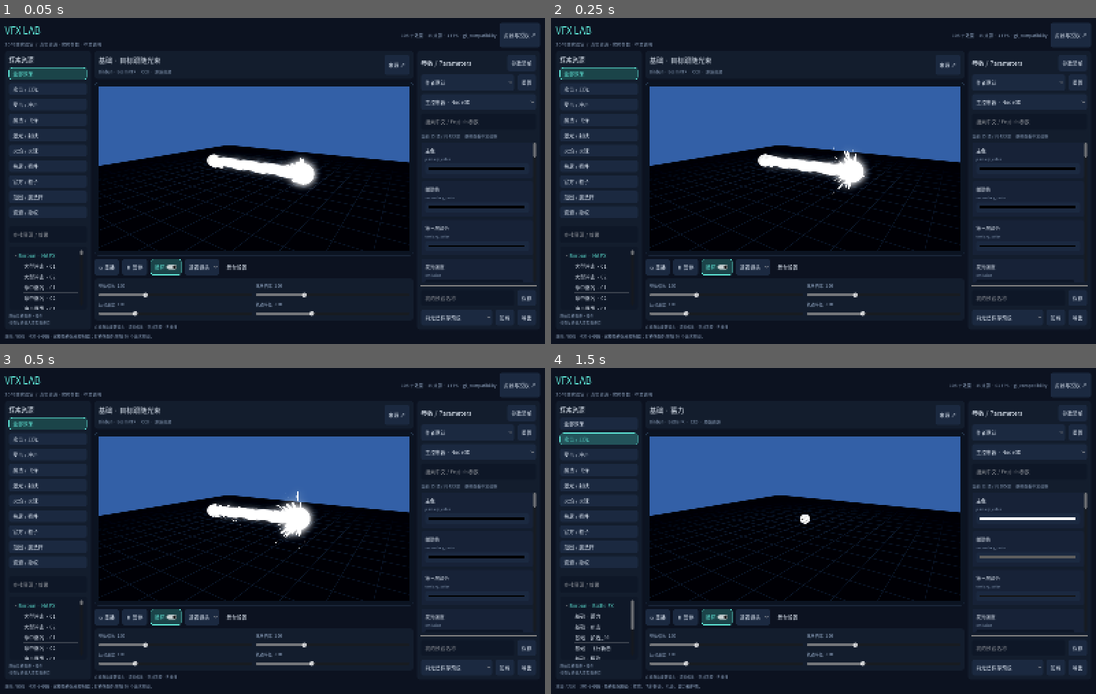
Above: before the commit, frames 1-4 (two rows, left to right).
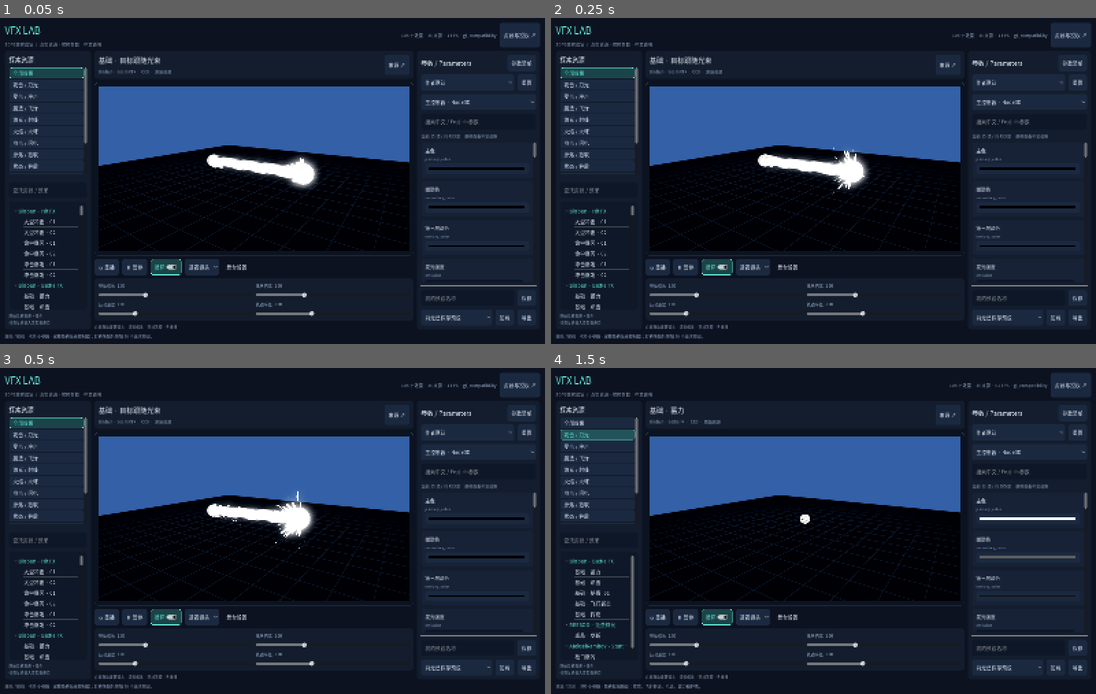
Above: after the commit, the same moments.

Repository: shanliangLS/godot_vfx_lab
Game: Godot game, scene res://scenes/main.tscn
Same seed, same stepped clock (60 frames per second), same inputs: the game is played once before the commit and once after it.
Inputs:
- Up to frame 1 (0.05 s): no input
- Up to frame 2 (0.25 s): no input
- Up to frame 3 (0.5 s): no input
- Up to frame 4 (1.5 s): click "全部效果" at 0.5 s; click "攻击 / 刀光" at 1.25 s

The runs differ from the first frame. In frame 1, 2.2% of the frame differs, in the area x 1-17%, y 15-90%; in frame 2, 2.2%; in frame 3, 2.2%; in frame 4, 2.7%.

Commit message:
feat(preview): add requested VFX categories and stable live resource controls

Diff:
--- a/scripts/lab_app.gd
+++ b/scripts/lab_app.gd
@@ -1,6 +1,6 @@
 extends Control
 
-const CATEGORIES := ["全部效果", "攻击 / 刀光", "受击 / 冲击", "魔法 / 飞弹", "激光 / 射线", "火焰 / 火球", "拖尾 / 插件", "官方 / 粒子", "范围 / 魔法阵", "资源 / 授权"]
+const CATEGORIES := ["全部效果", "攻击 / 刀光", "受击 / 冲击", "魔法 / 飞弹", "激光 / 射线", "火焰 / 火球", "电击 / 闪电", "掉落 / 拾取", "状态 / 护盾", "范围 / 魔法阵", "拖尾 / 插件", "官方 / 粒子", "资源 / 授权"]
 const PRESETS := [
 	{"name":"作者默认", "color":"ffffff", "scale":1.0, "speed":1.0},
 	{"name":"烈焰 · Fire", "color":"ff702a", "secondary":"ffcf76", "scale":1.15, "speed":1.1},
@@ -62,6 +62,8 @@
 		call_deferred("_run_smoke")
 	elif "--interaction-qa" in OS.get_cmdline_user_args():
 		call_deferred("_run_interaction_qa")
+	elif "--requested-qa" in OS.get_cmdline_user_args():
+		call_deferred("_run_requested_qa")
 
 func _build_ui() -> void:
 	var background := ColorRect.new()
@@ -93,6 +95,14 @@
 	var left_column := VBoxContainer.new()
 	left.add_child(left_column)
 	left_column.add_child(LabTheme.label("探索资源", 18))
+	var nav_scroll := ScrollContainer.new()
+	nav_scroll.custom_minimum_size.y = 310
+	nav_scroll.horizontal_scroll_mode = ScrollContainer.SCROLL_MODE_DISABLED
+	left_column.add_child(nav_scroll)
+	var nav_column := VBoxContainer.new()
+	nav_column.size_flags_horizontal = Control.SIZE_EXPAND_FILL
+	nav_column.add_theme_constant_override("separation", 3)
+	nav_scroll.add_child(nav_column)
 	var nav_group := ButtonGroup.new()
 	for text in CATEGORIES:
 		var button := Button.new()
@@ -102,14 +112,14 @@
 		button.button_group = nav_group
 		button.button_pressed = text == category
 		button.pressed.connect(_switch_category.bind(text))
-		button.custom_minimum_size.y = 33
+		button.custom_minimum_size.y = 28
 		for state in ["normal", "hover", "pressed", "hover_pressed"]:
 			var style: StyleBoxFlat = theme.get_stylebox(state, "Button").duplicate()
-			style.content_margin_top = 6
-			style.content_margin_bottom = 6
+			style.content_margin_top = 4
+			style.content_margin_bottom = 4
 			button.add_theme_stylebox_override(state, style)
 		nav_buttons.append(button)
-		left_column.add_child(button)
+		nav_column.add_child(button)
 	left_column.add_child(HSeparator.new())
 	library_search = LineEdit.new()
 	library_search.placeholder_text = "查找资源 / 效果"
@@ -288,7 +298,7 @@
 	stage.set_playing(value != "资源 / 授权")
 	_build_library()
 	if value == "资源 / 授权":
-		footer.text = "绿色 = 可运行的真实资源 · 金色 = 待导入 / 需额外工具"
+		footer.text = "绿色 = 已接入可运行 · 金色 = 待导入 / 需额外工具 · 灰色 = 不适配已排除"
 		return
 	var filtered: Array = catalog.filter(func(entry: Dictionary): return value == "全部效果" or entry.category == value)
 	if not filtered.is_empty():
@@ -391,16 +401,26 @@
 		var label := LabTheme.label(source.name, 19)
 		label.size_flags_horizontal = Control.SIZE_EXPAND_FILL
 		row.add_child(label)
-		row.add_child(LabTheme.label("已接入 · 可运行" if source.status == "installed" else "待接入", 12, LabTheme.ACCENT if source.status == "installed" else LabTheme.GOLD))
+		var status_text: String = {"installed": "已接入 · 可运行", "pending": "待导入 · 未持有", "excluded": "不适配 · 已排除"}.get(source.status, source.status)
+		row.add_child(LabTheme.label(status_text, 12, LabTheme.ACCENT if source.status == "installed" else (LabTheme.MUTED if source.status == "excluded" else LabTheme.GOLD)))
 		row.add_child(LabTheme.button("原始来源 ↗", func(): OS.shell_open(source.url)))
 		var description := LabTheme.label(source.description, 14, LabTheme.MUTED)
 		description.autowrap_mode = TextServer.AUTOWRAP_WORD_SMART
 		column.add_child(description)
 		column.add_child(LabTheme.label("分类：%s   /   授权：%s" % [source.category, source.license], 12, LabTheme.MUTED))
 		if source.status == "installed":
-			column.add_child(LabTheme.button("查看效果", func(): _switch_category(source.category)))
+			column.add_child(LabTheme.button("查看效果", func(): _show_source(source.id)))
+		elif source.status == "excluded":
+			column.add_child(LabTheme.label("未加入效果目录；当前交付不适配 Godot。", 12, LabTheme.MUTED))
 		else:
 			column.add_child(LabTheme.label("购买或下载后保留完整目录，用 tools/import_pack.py 接入再启动项目。", 12, LabTheme.MUTED))
+
+func _show_source(id: String) -> void:
+	for entry in catalog:
+		if entry.pack_id == id:
+			_switch_category(entry.category)
+			select_entry(entry)
+			return
 
 func _read_saved() -> void:
 	if FileAccess.file_exists(storage_path):
@@ -538,3 +558,8 @@
 	var qa: Node = load("res://tools/interaction_regression.gd").new()
 	add_child(qa)
 	qa.run(self)
+
+func _run_requested_qa() -> void:
+	var qa: Node = load("res://tools/requested_qa.gd").new()
+	add_child(qa)
+	qa.run(self)
--- a/scripts/preview_stage.gd
+++ b/scripts/preview_stage.gd
@@ -13,10 +13,15 @@
 var descriptor: Dictionary = {}
 var elapsed := 0.0
 var playing := true
-var repeat_effect := true
+var repeat_effect := true:
+	set(value):
+		repeat_effect = value
+		_sync_requested_loop()
 var repeat_interval := 2.4
 var playback_speed := 1.0
 var effect_scale := 1.0
+var authored_scale := Vector3.ONE
+var framed_origin := Vector3.ZERO
 var motion_speed := 1.0
 var path_radius := 2.0
 var orbit_target := true
@@ -115,7 +120,9 @@
 	mount.add_child(carrier)
 	elapsed = 0
 	last_repeat = 0
+	focus = Vector3(0, 1.1, 0)
 	effect_scale = 1
+	framed_origin = Vector3.ZERO
 	playing = true
 	material_records.clear()
 	paused_speeds.clear()
@@ -123,7 +130,7 @@
 	shader_origins.clear()
 	projectile_clock = 0.0
 	dummy.visible = entry.get("mode", "") == "hit"
-	target.visible = entry.get("mode", "") == "beam"
+	target.visible = entry.get("mode", "") in ["beam", "bolt"]
 	var path: String = entry.get("path", "")
 	if path.is_empty():
 		return
@@ -142,6 +149,13 @@
 	if not effect:
 		return
 	effect.name = "Effect"
+	authored_scale = effect.scale
+	for key in entry.get("initial", {}):
+		effect.set(key, entry.initial[key])
+	for key in ["auto_free", "free_on_finish", "one_shot_free"]:
+		if key in effect:
+			effect.set(key, false)
+	effect.set_meta("vfx_lab_keep_alive", true)
 	if "auto_free" in effect:
 		effect.set("auto_free", false)
 	if entry.get("id", "") == "motion_trail":
@@ -154,6 +168,7 @@
 		effect.material_override = material
 	_make_local(effect)
 	carrier.add_child(effect)
+	_setup_requested_effect()
 	if effect is GPUTrail3D:
 		effect.visibility_aabb = AABB(Vector3(-15, -15, -15), Vector3(30, 30, 30))
 		effect.fixed_fps = 60
@@ -170,6 +185,7 @@
 	if descriptor.get("mode") == "hit":
 		_overlay_hit_materials()
 	replay()
+	_update_camera()
 	effect_changed.emit(effect)
 
 func _make_local(node: Node) -> void:
@@ -180,6 +196,9 @@
 	for property in ["material_override", "material_overlay", "process_material", "mesh"]:
 		if property in node and node.get(property) is Resource:
 			node.set(property, node.get(property).duplicate(true))
+	for property in ["preset", "palette"]:
+		if property in node and node.get(property) is Resource:
+			node.set(property, node.get(property).duplicate(true))
 	if node is GPUParticles3D:
 		for index in node.draw_passes:
 			var mesh: Mesh = node.get_draw_pass_mesh(index)
@@ -194,8 +213,29 @@
 		carrier.position = Vector3(0, 0.05, 0)
 	if descriptor.get("mode") == "beam":
 		carrier.position = Vector3(-2.5, 1.2, 0)
+	if descriptor.get("mode") == "bolt":
+		carrier.position = Vector3(-2.5, 2.5, 0)
 	if descriptor.get("mode") == "slash":
 		carrier.position = Vector3(0, 1.5, 0)
+	if descriptor.get("pack_id") == "soygus_tornado":
+		_frame_tornado()
+
+func _frame_tornado() -> void:
+	var bounds := AABB()
+	var found := false
+	for node in _nodes(effect):
+		if node is MeshInstance3D and node.mesh and node.is_visible_in_tree():
+			var relative: Transform3D = effect.global_transform.affine_inverse() * node.global_transform
+			var local_bounds: AABB = relative * node.get_aabb()
+			bounds = bounds.merge(local_bounds) if found else local_bounds
+			found = true
+	if found:
+		var extent: Vector3 = bounds.size * effect.scale
+		carrier.scale = Vector3.ONE * (4.5 / maxf(maxf(extent.x, extent.y), maxf(extent.z, 0.1)))
+		framed_origin = Vector3(bounds.get_center().x, bounds.position.y, bounds.get_center().z)
+		effect.position = -framed_origin * effect.scale
+		carrier.position = Vector3.ZERO
+		focus.y = maxf(1.1, bounds.size.y * effect.scale.y * carrier.scale.y * 0.5)
 
 func _overlay_hit_materials() -> void:
 	# Only adapt this preview instance. Priority alone cannot bypass the dummy's depth.
@@ -210,12 +250,17 @@
 				material.proximity_fade_enabled = false
 			elif material is ShaderMaterial and material.shader:
 				var source: Shader = material.shader
-				if not shaders.has(source):
+				if "depth_test_disabled" not in source.code and not shaders.has(source):
 					var overlay := Shader.new()
 					var code := _expand_shader_includes(source.code, shader_origins.get(source.code, source.resource_path.get_base_dir()))
-					overlay.code = code.replace("shader_type spatial;", "shader_type spatial;\nrender_mode depth_test_disabled;")
+					if "depth_test_default" in code:
+						code = code.replace("depth_test_default", "depth_test_disabled")
+					else:
+						code = code.replace("shader_type spatial;", "shader_type spatial;\nrender_mode depth_test_disabled;")
+					overlay.code = code
 					shaders[source] = overlay
-				material.shader = shaders[source]
+				if shaders.has(source):
+					material.shader = shaders[source]
 				for uniform in material.shader.get_shader_uniform_list():
 					if uniform.name == "proximity_fade":
 						material.set_shader_parameter("proximity_fade", false if uniform.type == TYPE_BOOL else 0.0)
@@ -236,7 +281,7 @@
 	return expanded
 
 func _setup_beam() -> void:
-	if descriptor.get("mode") != "beam" or not effect:
+	if descriptor.get("mode") not in ["beam", "bolt"] or not effect:
 		return
 	for node in _nodes(effect):
 		for p in node.get_property_list():
@@ -269,7 +314,7 @@
 			target.position = Vector3(2.3, 1.2 + sin(elapsed) * 0.7, sin(elapsed * 0.7) * 1.5)
 		if carrier.global_position.distance_squared_to(target.global_position) > 0.001:
 			carrier.look_at(target.global_position)
-	if repeat_effect and elapsed - last_repeat > repeat_interval and mode in ["hit", "slash", "area"]:
+	if repeat_effect and elapsed - last_repeat > repeat_interval and mode in ["hit", "slash", "area", "bolt"]:
 		last_repeat = elapsed
 		replay()
 
@@ -303,6 +348,49 @@
 			node.call("play_effect")
 		elif node.get_script() and node.has_method("play") and not node is AnimationPlayer:
 			node.call("play")
+	if descriptor.get("mode") == "hit":
+		_overlay_hit_materials()
+	if not playing:
+		_freeze_new_particles()
+		viewport.render_target_update_mode = SubViewport.UPDATE_ONCE
+
+func _setup_requested_effect() -> void:
+	var pack: String = descriptor.get("pack_id", "")
+	if pack == "berry_hit_free":
+		effect.loop = false  # The toolbar owns repeats; keep the same data-resource editors.
+	if pack == "starter_lite":
+		# Source manager repeats single shots itself; the laboratory owns this timing.
+		effect.set_process(false)
+	_sync_requested_loop()
+
+func _sync_requested_loop() -> void:
+	if not is_instance_valid(effect):
+		return
+	var pack: String = descriptor.get("pack_id", "")
+	if pack == "magic_circles_free":
+		effect.one_shot = not repeat_effect
+	elif pack == "starter_lite" and descriptor.get("mode") == "static":
+		effect.is_looping = repeat_effect
+
+func parameter_edited(parameter: Dictionary) -> void:
+	if not is_instance_valid(effect):
+		return
+	if descriptor.get("pack_id") == "berry_hit_free" and parameter.target is Resource:
+		# This pack reads its preset when rebuilding, rather than observing Resource.changed.
+		effect.play()
+		_overlay_hit_materials()
+		if not playing:
+			_freeze_new_particles()
+	if not playing:
+		viewport.render_target_update_mode = SubViewport.UPDATE_ONCE
+
+func _freeze_new_particles() -> void:
+	for node in _nodes(effect):
+		if node is GPUParticles3D or node is CPUParticles3D:
+			var id := node.get_instance_id()
+			if not paused_speeds.has(id):
+				paused_speeds[id] = node.speed_scale
+			node.speed_scale = 0.0
 
 func _is_inspired_projectile() -> bool:
 	return descriptor.get("pack_id") == "inspired_projectiles" and is_instance_valid(effect)
@@ -377,12 +465,20 @@
 func set_effect_scale(value: float) -> void:
 	effect_scale = value
 	if is_instance_valid(effect):
-		effect.scale = Vector3.ONE * value
+		effect.scale = authored_scale * value
+		if descriptor.get("pack_id") == "soygus_tornado":
+			effect.position = -framed_origin * effect.scale
 
 func tint(color: Color) -> void:
 	if not is_instance_valid(effect):
 		return
 	for node in _nodes(effect):
+		for key in ["preset", "palette"]:
+			if key in node and node.get(key) is Resource:
+				var palette: Resource = node.get(key)
+				for property in ["color_core", "color_main", "color_accent", "core_color", "glow_color", "light_color", "spark_color", "main_color", "secondary_color", "tertiary_color"]:
+					if property in palette:
+						palette.set(property, color)
 		for p in node.get_property_list():
 			if p.usage & PROPERTY_USAGE_SCRIPT_VARIABLE and p.usage & PROPERTY_USAGE_EDITOR and p.type == TYPE_COLOR:
 				var previous: Color = node.get(p.name)
@@ -412,7 +508,7 @@
 
 static func _nodes(root: Node) -> Array[Node]:
 	var result: Array[Node] = [root]
-	for child in root.get_children():
+	for child in root.get_children(true):
 		result.append_array(_nodes(child))
 	return result
 
--- a/scripts/property_inspector.gd
+++ b/scripts/property_inspector.gd
@@ -54,6 +54,8 @@
 		_render()
 		return
 	for node in PreviewStage._nodes(effect):
+		if preview_stage and preview_stage.descriptor.get("pack_id") == "berry_hit_free" and node != effect:
+			continue  # Generated layers are replaced by play(); edit their persistent preset data.
 		var relative := String(effect.get_path_to(node))
 		var fields: Array[Dictionary] = []
 		for property in node.get_property_list():
@@ -104,7 +106,30 @@
 				fields.append(_descriptor(object, p, relative + ":" + p.name))
 
 func _descriptor(object: Object, p: Dictionary, id: String, shader := false) -> Dictionary:
-	return {"target": object, "key": String(p.name), "type": p.type, "hint": p.get("hint", 0), "hint_string": p.get("hint_string", ""), "id": id, "shader": shader}
+	var result := {"target": object, "key": String(p.name), "type": p.type, "hint": p.get("hint", 0), "hint_string": p.get("hint_string", ""), "id": id, "shader": shader}
+	if preview_stage and preview_stage.descriptor.get("pack_id") == "magic_circles_free":
+		for role in ["_sparks", "_light"]:
+			if object == root_effect.get(role):
+				result.target = root_effect
+				result.role = role
+				result.id = "generated" + role + ":" + p.name
+		if shader:
+			var index: int = root_effect.get("_materials").find(object)
+			if index >= 0:
+				result.target = root_effect
+				result.magic_shader = index
+				result.id = "generated_shader" + str(index) + ":" + p.name
+	return result
+
+func _resolved_target(p: Dictionary) -> Object:
+	if not is_instance_valid(p.target):
+		return null
+	if p.has("role"):
+		return p.target.get(p.role)
+	if p.has("magic_shader"):
+		var materials: Array = p.target.get("_materials")
+		return materials[p.magic_shader] if p.magic_shader < materials.size() else null
+	return p.target
 
 func _add_group(title: String, fields: Array[Dictionary]) -> void:
 	groups.append({"name": title, "fields": fields})
@@ -134,27 +159,42 @@
 		var value: Variant = read(p)
 		if value is Resource and not value is Material and not value is Mesh and not value is Script:
 			_add_resource(value, title + "/" + ParameterDictionary.translate(p.key), p.id + ":resource", depth + 1)
+		elif value is Array:
+			for index in value.size():
+				if value[index] is Resource:
+					_add_resource(value[index], title + "/" + ParameterDictionary.translate(p.key) + " " + str(index + 1), p.id + ":" + str(index), depth + 1)
 
 func read(p: Dictionary) -> Variant:
-	if not is_instance_valid(p.target):
+	var target := _resolved_target(p)
+	if not is_instance_valid(target):
 		return null
-	if p.key == "speed_scale" and preview_stage and not preview_stage.playing and preview_stage.paused_speeds.has(p.target.get_instance_id()):
-		return preview_stage.paused_speeds[p.target.get_instance_id()]
-	return p.target.get_shader_parameter(p.key) if p.shader else p.target.get(p.key)
+	if p.key == "speed_scale" and preview_stage and not preview_stage.playing and preview_stage.paused_speeds.has(target.get_instance_id()):
+		return preview_stage.paused_speeds[target.get_instance_id()]
+	if p.shader:
+		var value: Variant = target.get_shader_parameter(p.key)
+		if value == null and target.shader and p.type != TYPE_OBJECT:
+			value = RenderingServer.shader_get_parameter_default(target.shader.get_rid(), p.key)
+		return value
+	return target.get(p.key)
 
 func write(p: Dictionary, value: Variant) -> void:
-	if not is_instance_valid(p.target):
-		return
-	if p.key == "auto_free":
+	var target := _resolved_target(p)
+	if not is_instance_valid(target):
+		return
+	if p.key in ["auto_free", "free_on_finish", "one_shot_free"]:
 		value = false
-	if p.key == "speed_scale" and preview_stage and not preview_stage.playing and preview_stage.paused_speeds.has(p.target.get_instance_id()):
-		preview_stage.paused_speeds[p.target.get_instance_id()] = value
+	if p.key == "speed_scale" and preview_stage and not preview_stage.playing and preview_stage.paused_speeds.has(target.get_instance_id()):
+		preview_stage.paused_speeds[target.get_instance_id()] = value
 		parameter_changed.emit(p.id, value)
 		return
-	if p.shader:
-		p.target.set_shader_parameter(p.key, value)
+	if p.has("magic_shader"):
+		p.target.set_param(p.key, value)
+	elif p.shader:
+		target.set_shader_parameter(p.key, value)
 	else:
-		p.target.set(p.key, value)
+		target.set(p.key, value)
+	if preview_stage:
+		preview_stage.parameter_edited(p)
 	parameter_changed.emit(p.id, value)
 
 func _render() -> void:
@@ -174,6 +214,8 @@
 		_add_editor(p)
 
 func _add_editor(p: Dictionary) -> void:
+	if not is_instance_valid(_resolved_target(p)):
+		return
 	var card := PanelContainer.new()
 	card.add_theme_stylebox_override("panel", LabTheme.box(Color("172237"), 7))
 	card.tooltip_text = ParameterDictionary.describe(p.key) + "\n" + p.id
@@ -191,7 +233,7 @@
 			var check := CheckButton.new()
 			check.text = "启用 / 禁用"
 			check.button_pressed = bool(value)
-			if p.key == "auto_free":
+			if p.key in ["auto_free", "free_on_finish", "one_shot_free"]:
 				check.disabled = true
 				check.text = "预览中固定关闭"
 			check.toggled.connect(func(next: bool): write(p, next))
@@ -234,6 +276,19 @@
 					vector[axis] = next
 					write(p, vector)))
 		TYPE_STRING, TYPE_STRING_NAME:
+			if p.hint == PROPERTY_HINT_ENUM:
+				var options := OptionButton.new()
+				options.fit_to_longest_item = false
+				var choices: PackedStringArray = String(p.hint_string).split(",")
+				if preview_stage and preview_stage.descriptor.get("pack_id") == "magic_circles_free" and p.key == "kind":
+					choices = PackedStringArray(["circle", "ripple"])
+				for choice in choices:
+					options.add_item(ParameterDictionary.translate(choice) + " · " + choice)
+					if choice == str(value):
+						options.select(options.item_count - 1)
+				options.item_selected.connect(func(index: int): write(p, choices[index]))
+				column.add_child(options)
+				return
 			var input := LineEdit.new()
 			input.text = str(value)
 			input.text_submitted.connect(func(next: String): write(p, StringName(next) if p.type == TYPE_STRING_NAME else next))
--- a/tools/interaction_regression.gd
+++ b/tools/interaction_regression.gd
@@ -32,7 +32,7 @@
 	check(not app.library_search.has_focus(), "Blank space did not release input focus")
 	var spin: SpinBox
 	for node in PreviewStage._nodes(app.inspector.list):
-		if node is SpinBox:
+		if node is SpinBox and node.is_visible_in_tree() and node.get_viewport() == app.get_viewport():
 			spin = node
 			break
 	check(spin != null, "No numerical parameter editor found")
--- /dev/null
+++ b/tools/requested_qa.gd
@@ -0,0 +1,116 @@
+extends Node
+
+const PACKS := ["binbun_electric", "binbun_loot", "binbun_status", "binbun_elemental", "binbun_dark", "berry_hit_free", "soygus_tornado", "starter_lite", "magic_circles_free", "arcflux_lite", "soygus_shield"]
+var failures: Array[String] = []
+
+func check(value: bool, message: String) -> void:
+	if not value:
+		failures.append(message)
+		push_error("REQUESTED_QA: " + message)
+
+func image_of(app: Control, name: String) -> void:
+	await RenderingServer.frame_post_draw
+	app.get_viewport().get_texture().get_image().save_png("res://artifacts/requested-" + name + ".png")
+
+func run(app: Control) -> void:
+	DirAccess.make_dir_recursive_absolute(ProjectSettings.globalize_path("res://artifacts"))
+	var seen := {}
+	var count := 0
+	for entry in app.catalog:
+		if entry.pack_id not in PACKS:
+			continue
+		app.select_entry(entry)
+		await get_tree().process_frame
+		await get_tree().process_frame
+		check(is_instance_valid(app.stage.effect), "Load " + entry.id)
+		check(not app.inspector.all_parameters.is_empty(), "Editable parameters " + entry.id)
+		var original: Dictionary = app.inspector.snapshot()
+		app._apply_template(2)
+		app._apply_template(3)
+		app.inspector.restore(original)
+		app.stage.replay()
+		await get_tree().process_frame
+		await get_tree().process_frame
+		app.stage.set_playing(false)
+		var clock: float = app.stage.elapsed
+		var snapshot: Dictionary = app.inspector.snapshot()
+		await get_tree().process_frame
+		check(clock == app.stage.elapsed, "Pause " + entry.id)
+		app.stage.set_playing(true)
+		check(snapshot == app.inspector.snapshot(), "Pause preserved values " + entry.id)
+		for index in app.inspector.groups.size():
+			app.inspector.selected = index
+			app.inspector._render()
+		for parameter in app.inspector.all_parameters:
+			if parameter.type in [TYPE_BOOL, TYPE_INT, TYPE_FLOAT, TYPE_COLOR, TYPE_VECTOR2, TYPE_VECTOR3, TYPE_VECTOR4]:
+				check(app.inspector.read(parameter) != null, "Stale editor binding " + parameter.id + " in " + entry.id)
+		app.inspector.selected = 0
+		app.inspector._render()
+		await get_tree().create_timer(0.35).timeout
+		if not seen.has(entry.pack_id):
+			await image_of(app, entry.pack_id)
+			app._show_source(entry.pack_id)
+			check(app.current.pack_id == entry.pack_id, "Source card selected a different pack")
+			seen[entry.pack_id] = true
+		count += 1
+		print("REQUESTED_EFFECT ", entry.id, " ", app.inspector.all_parameters.size(), " parameters")
+	check(count == 55 and seen.size() == 11, "Requested entries / pack count")
+	for source in app.sources:
+		if source.status == "excluded":
+			check(not app.catalog.any(func(entry: Dictionary): return entry.pack_id == source.id), "Excluded Unity asset was imported")
+
+	# Persistent preset editors must rebuild live visuals without destroying resource bindings.
+	app._show_source("berry_hit_free")
+	var fx: Node3D = app.stage.effect
+	check(app.inspector.groups.any(func(group: Dictionary): return "纹理层" in group.name), "Hit layer resources not editable")
+	app.inspector.set_named("color_main", Color("42d4ff"))
+	check(fx.preset.color_main.is_equal_approx(Color("42d4ff")), "Live hit preset edit")
+	check(not fx._bursts.is_empty(), "Hit preset did not rebuild its visible layers")
+	var layer: Dictionary = fx._bursts[0]
+	check("depth_test_disabled" in layer.mat.shader.code, "Rebuilt hit lost overlay rendering")
+	var original_scene: PackedScene = load(app.current.path)
+	var isolated: Node3D = original_scene.instantiate()
+	check(not isolated.preset.color_main.is_equal_approx(Color("42d4ff")), "Preset edit leaked into cached author resource")
+	isolated.free()
+	app.stage.repeat_effect = false
+	await get_tree().create_timer(1.8).timeout
+	check(is_instance_valid(fx) and not fx._playing, "Hit single shot did not finish safely")
+	app.stage.replay()
+	check(fx._playing, "Finished hit could not replay")
+	await image_of(app, "hit-live-edit")
+	app.stage.repeat_effect = true
+
+	app._show_source("magic_circles_free")
+	fx = app.stage.effect
+	app.inspector.set_named("radius", 2.0)
+	await get_tree().process_frame
+	check(fx.radius == 2.0, "Circle radius edit")
+	app.inspector.set_named("amount", 30)
+	check(fx._sparks.amount == 30, "Particle editor did not resolve rebuilt node")
+	app.inspector.set_named("sides", 5.0)
+	check(fx.get_param("sides") == 5.0, "Shader editor did not use persistent overrides")
+	app.stage.repeat_effect = false
+	await get_tree().create_timer(3.0).timeout
+	check(is_instance_valid(fx), "Single-shot circle deleted inspector binding")
+	app.stage.replay()
+	check(fx.strength() >= 0.0, "Circle replay")
+	app.stage.repeat_effect = true
+
+	app._show_source("arcflux_lite")
+	fx = app.stage.effect
+	var first_age: float = fx._age
+	await get_tree().create_timer(3.0).timeout
+	check(fx._age != first_age, "Bolt loop never advanced")
+	app.stage.repeat_effect = false
+	await get_tree().create_timer(1.8).timeout
+	check(not fx.is_active(), "Bolt stopped looping")
+	app.stage.replay()
+	check(fx.is_active(), "Bolt did not replay")
+	app.stage.repeat_effect = true
+
+	app._switch_category("资源 / 授权")
+	await image_of(app, "sources")
+	print("REQUESTED_QA_DONE: ", count, " new effects, ", seen.size(), " packs, ", failures.size(), " failures")
+	await get_tree().process_frame
+	await get_tree().process_frame
+	get_tree().quit(0 if failures.is_empty() else 1)
Not shown, added: tools/requested_qa.gd.uid
